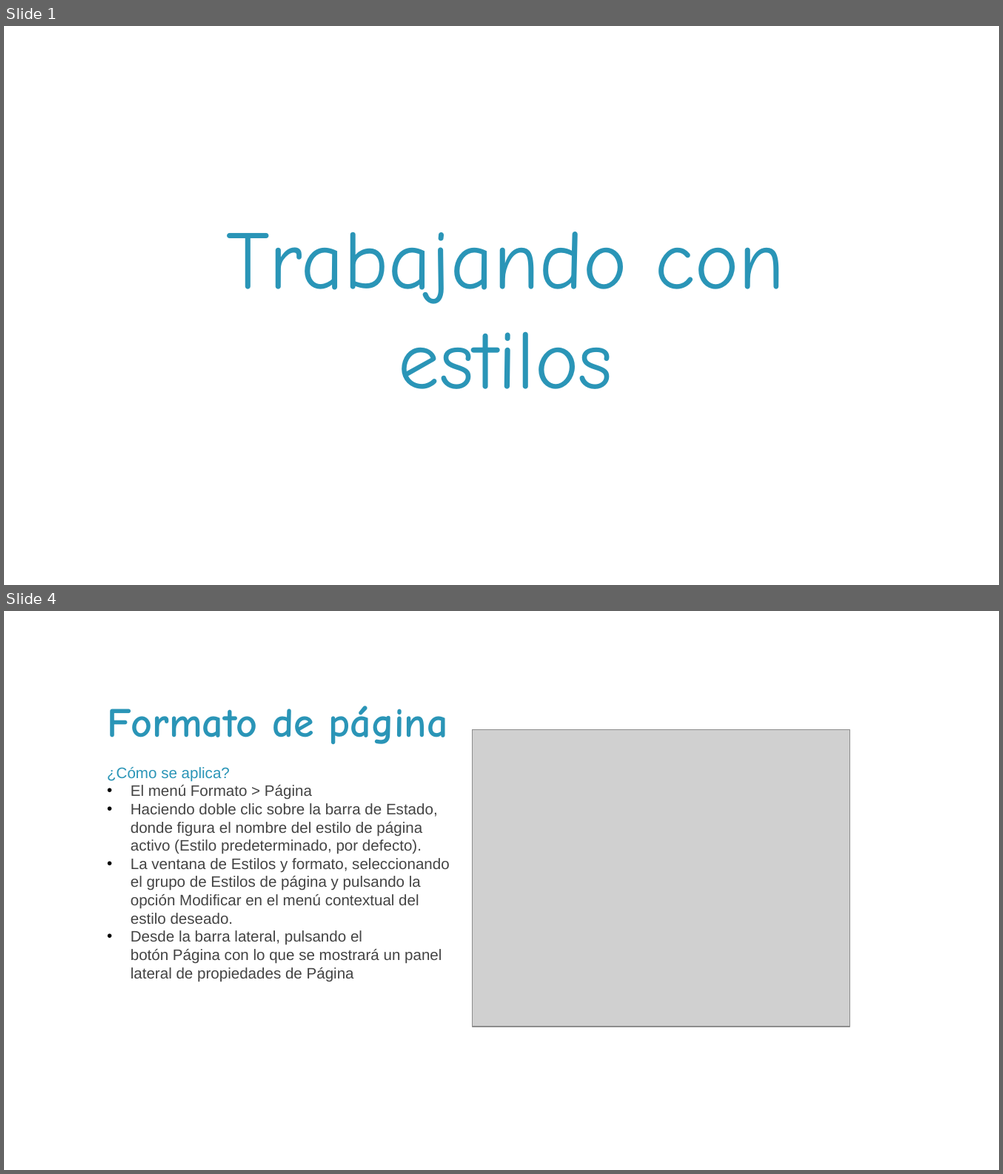
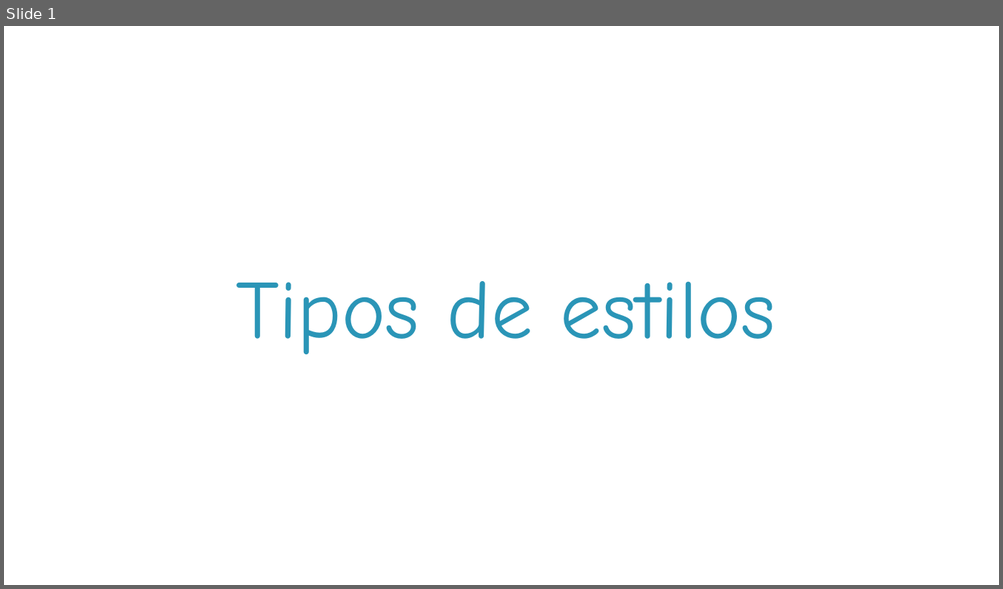
Before and after one commit to transpa1416/tigali, a slide deck: public/downloads/writer/module03/M03Topic01.pptx. Shown one above the other, each under a label of ours: slides 1 and 4 before the commit, slide 1 after it; the slides between them are not shown. The pictures are 1003x1174 and 1003x589 pixels, drawn with LibreOffice and Linux fonts; fonts in the diff are those of the drawing; grey boxes stand for pictures; background and template pictures are left out. Boxes give left, top, right and bottom in pixels: in the first picture for what was removed or moved away, otherwise in the second. Text is boxed around its words. In the diff, an @@ line names an element or a change of style, - is before the commit and + after.

```diff
--- a/public/downloads/writer/module03/M03Topic01.pptx
+++ b/public/downloads/writer/module03/M03Topic01.pptx
@@ slide 4 removed at [4,611,999,1170], background picture (left out) @@
@@ text removed at [107,706,448,745] @@
-Formato de página
@@ picture removed at [472,730,849,1028] @@
@@ text removed at [107,767,449,982] @@
-¿Cómo se aplica?
-• El menú Formato > Página
-• Haciendo doble clic sobre la barra de Estado, donde figura el nombre del estilo de página activo (Estilo predeterminado, por defecto).
-• La ventana de Estilos y formato, seleccionando el grupo de Estilos de página y pulsando la opción Modificar en el menú contextual del estilo deseado.
-• Desde la barra lateral, pulsando el botón Página con lo que se mostrará un panel lateral de propiedades de Página
@@ page number removed at [939,1137,999,1170] @@
-4
@@ slide 1 changed as well @@
@@ title at [236,281,775,355]: text changed @@
-Trabajando con estilos
+Tipos de estilos
```
Also in this commit, not shown: 1 other slide changed, 11 slides added, 59 other slides removed, 16 other files.
